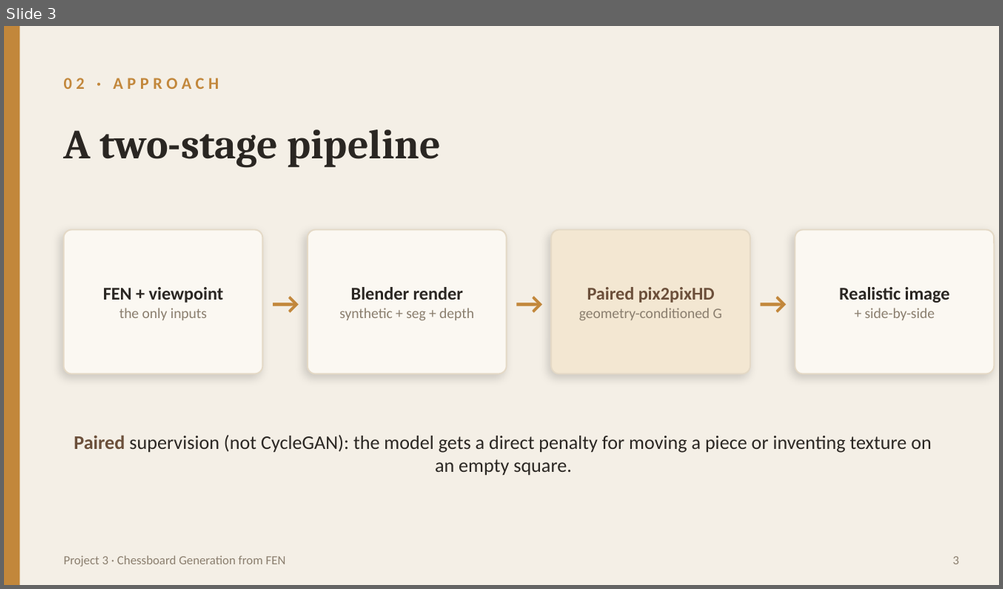
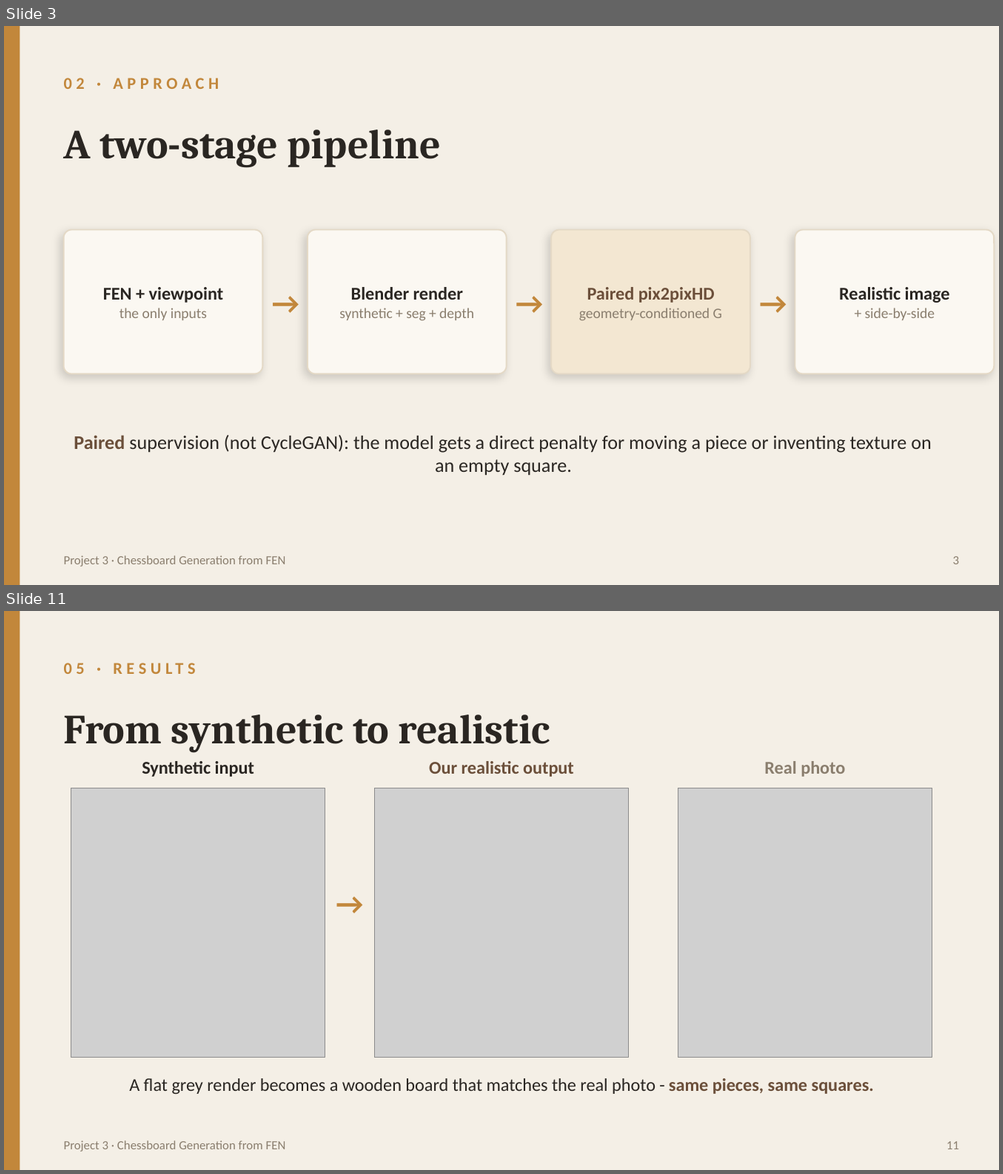
Before and after one commit to TalPodgor/DL_Project3, a slide deck: submission/project3_presentation.pptx. Shown one above the other, each under a label of ours: slide 3 before the commit, slides 3 and 11 after it; the slides between them are not shown. The pictures are 1003x589 and 1003x1174 pixels, drawn with LibreOffice and Linux fonts; fonts in the diff are those of the drawing; grey boxes stand for pictures. Boxes give left, top, right and bottom in pixels: in the first picture for what was removed or moved away, otherwise in the second. Text is boxed around its words. In the diff, an @@ line names an element or a change of style, - is before the commit and + after.

```diff
--- a/submission/project3_presentation.pptx
+++ b/submission/project3_presentation.pptx
@@ slide 11 added at bbox=[4, 611, 999, 1170], background #F4EFE6 @@
@@ rectangle added at bbox=[4, 611, 20, 1170], fill #C2873B @@
@@ text added at bbox=[64, 652, 859, 683], 12 pt, text #C2873B, bold @@
+05 · RESULTS
@@ text added at bbox=[64, 715, 550, 753], 30 pt, text #2A2622, bold @@
+From synthetic to realistic
@@ text added at bbox=[142, 761, 254, 777], 13 pt, text #2A2622, bold @@
+Synthetic input
@@ text added at bbox=[429, 761, 574, 777], 13 pt, text #6B4F3A, bold @@
+Our realistic output
@@ text added at bbox=[764, 761, 845, 777], 13 pt, text #8A7E6E, bold @@
+Real photo
@@ picture added at bbox=[71, 788, 325, 1057] @@
@@ picture added at bbox=[375, 788, 629, 1057] @@
@@ picture added at bbox=[678, 788, 932, 1057] @@
@@ text added at bbox=[327, 885, 373, 934], 22 pt, text #C2873B, bold @@
+→
@@ text added at bbox=[129, 1079, 874, 1094], 13 pt, text #2A2622 @@
+A flat grey render becomes a wooden board that matches the real photo - same pieces, same squares.
@@ text added at bbox=[64, 1141, 286, 1152], 9 pt, text #8A7E6E @@
+Project 3 · Chessboard Generation from FEN
@@ text added at bbox=[946, 1142, 959, 1150], 9 pt, text #8A7E6E @@
+11
```
Also in this commit, not shown: 8 slides changed, 6 other slides added, 10 other files.
